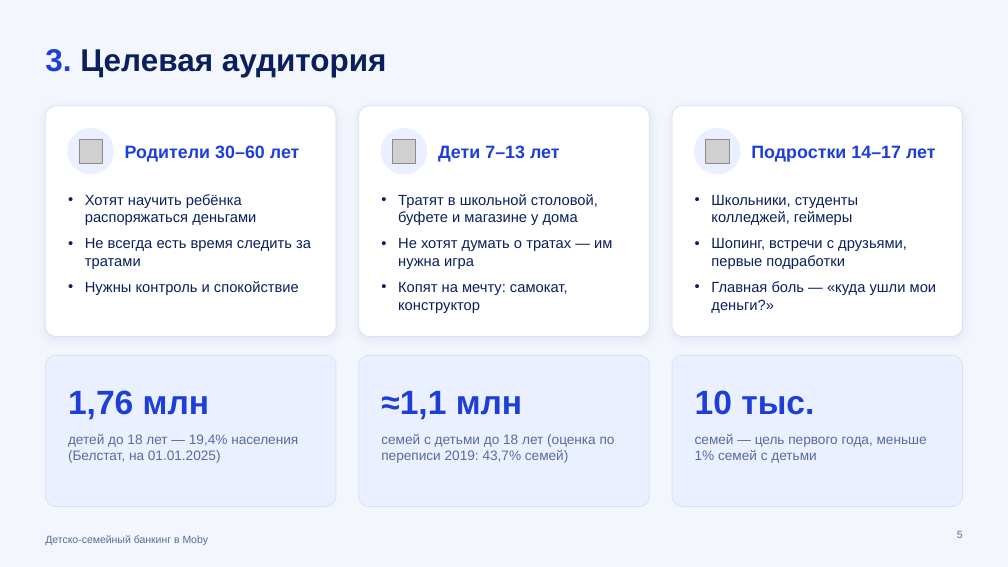
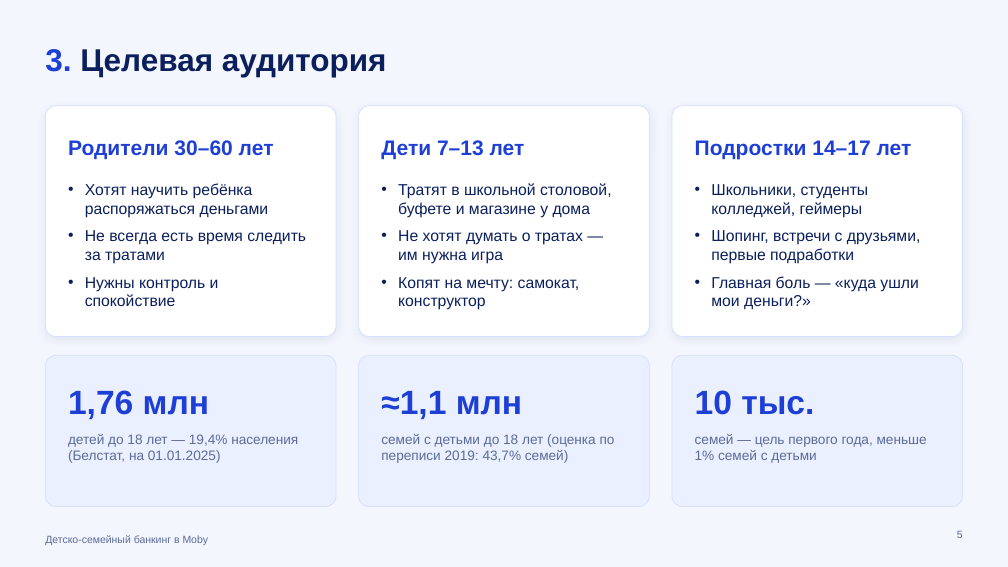
Before and after one commit to kvasiuum/hackatonmtbank, a slide deck: slide 5 of presentation/Moby_Семья_презентация.pptx. Drawn at 1008x567 pixels with LibreOffice and Linux fonts; fonts in the diff are those of the drawing; grey boxes stand for pictures. Boxes give left, top, right and bottom in pixels: in the first picture for what was removed or moved away, otherwise in the second. Text is boxed around its words. In the diff, an @@ line names an element or a change of style, - is before the commit and + after.

```diff
--- a/presentation/Moby_Семья_презентация.pptx
+++ b/presentation/Moby_Семья_презентация.pptx
@@ text "Родители 30–60 лет": place and size @@
-text "Родители 30–60 лет" at box(125, 145, 300, 162)
+text "Родители 30–60 лет" at box(68, 140, 274, 160)
@@ ellipse removed at box(68, 129, 113, 174) @@
@@ picture removed at box(79, 139, 102, 163) @@
@@ text "Дети 7–13 лет": place and size @@
-text "Дети 7–13 лет" at box(438, 145, 560, 162)
+text "Дети 7–13 лет" at box(381, 140, 525, 160)
@@ ellipse removed at box(381, 129, 426, 174) @@
@@ picture removed at box(392, 139, 416, 163) @@
@@ size 17 to 20 pt in 3 elements at box(68, 140, 274, 160), box(381, 140, 525, 160), box(695, 140, 912, 160) @@
@@ text "Подростки 14–17 лет": place and size @@
-text "Подростки 14–17 лет" at box(751, 145, 936, 162)
+text "Подростки 14–17 лет" at box(695, 140, 912, 160)
@@ ellipse removed at box(695, 129, 740, 174) @@
@@ picture removed at box(706, 139, 729, 163) @@
@@ text "Хотят научить ребёнка распоряжаться деньгами": place and size @@
-text "Хотят научить ребёнка распоряжаться деньгами" at box(85, 194, 311, 295)
+text "Хотят научить ребёнка распоряжаться деньгами" at box(85, 183, 306, 306)
@@ text "Тратят в школьной столовой, буфете ...": place and size @@
-text "Тратят в школьной столовой, буфете ..." at box(398, 194, 612, 313)
+text "Тратят в школьной столовой, буфете ..." at box(398, 183, 612, 310)
@@ size 14 to 15 pt in 3 elements at box(398, 183, 612, 310), box(85, 183, 306, 306), box(711, 184, 920, 309) @@
@@ text "Школьники, студенты колледжей, геймеры": place and size @@
-text "Школьники, студенты колледжей, геймеры" at box(711, 195, 937, 313)
+text "Школьники, студенты колледжей, геймеры" at box(711, 184, 920, 309)
```
Also in this commit, not shown: 11 other slides changed.
